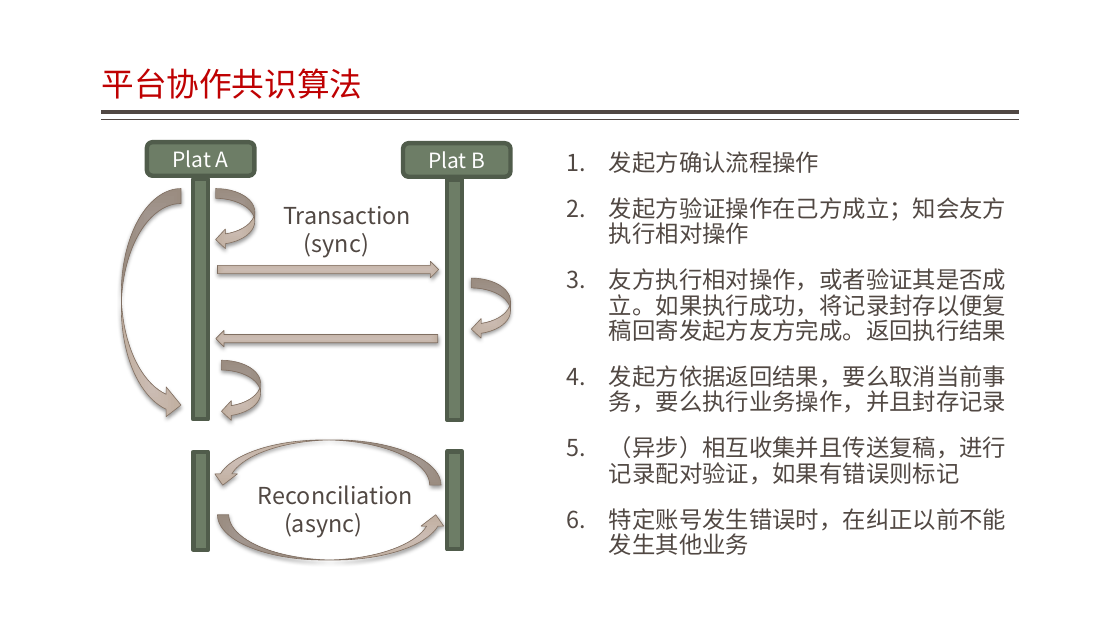
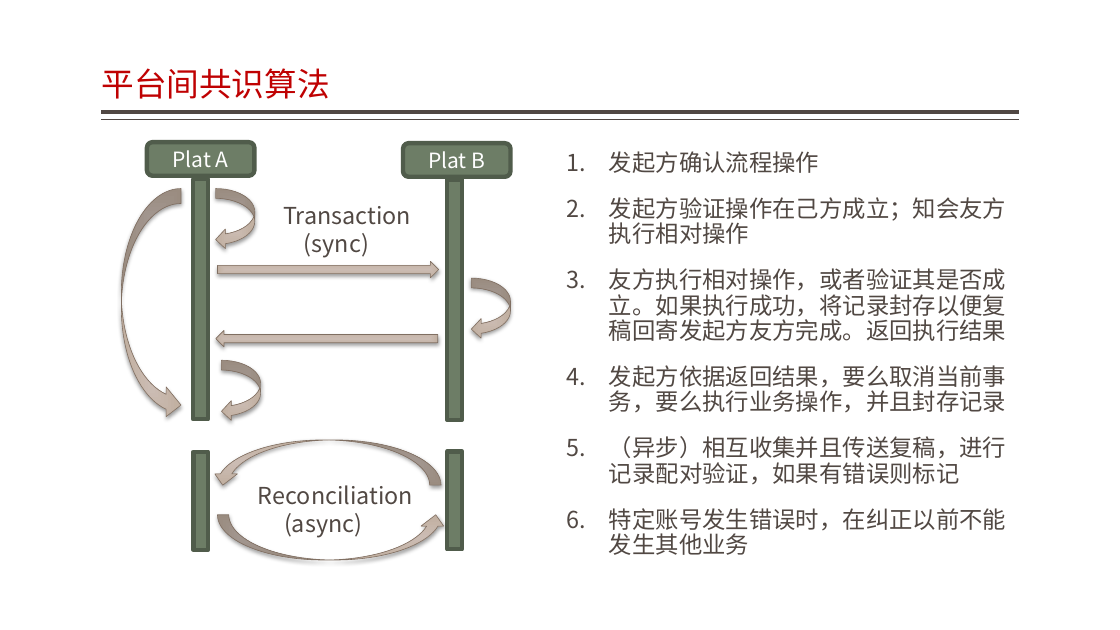
Before and after one commit to jzgi/chainsmart, a slide deck: slide 7 of Docs/品链应用参考设计.pptx. Drawn at 1120x630 pixels with LibreOffice and Linux fonts; fonts in the diff are those of the drawing. Boxes give left, top, right and bottom in pixels: in the first picture for what was removed or moved away, otherwise in the second. Text is boxed around its words. In the diff, an @@ line names an element or a change of style, - is before the commit and + after.

```diff
--- a/Docs/品链应用参考设计.pptx
+++ b/Docs/品链应用参考设计.pptx
@@ title at [101, 68, 329, 99]: text changed @@
-平台协作共识算法
+平台间共识算法
```
Also in this commit, not shown: 8 other slides changed, 2 slides added, 7 slides removed, 35 other files.
